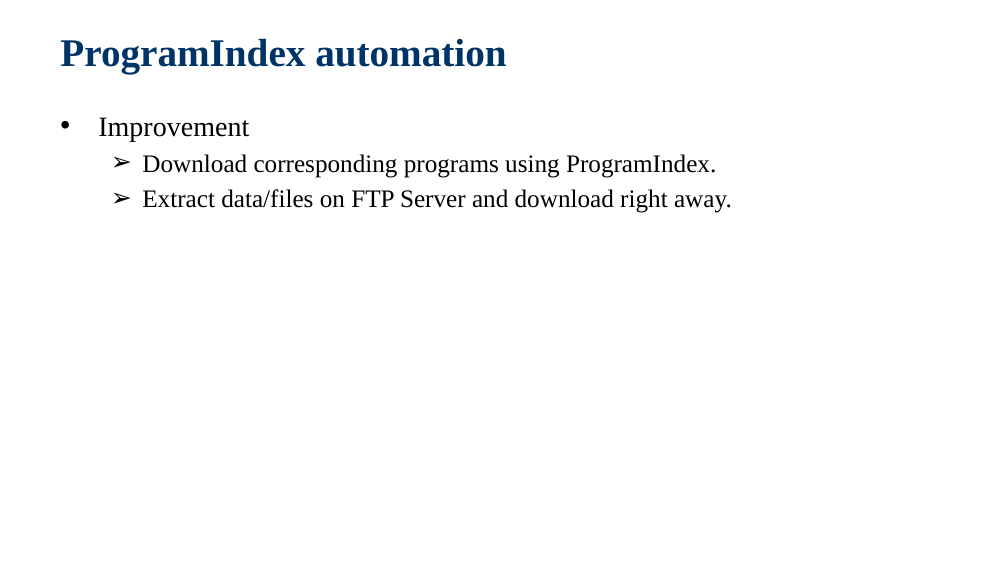
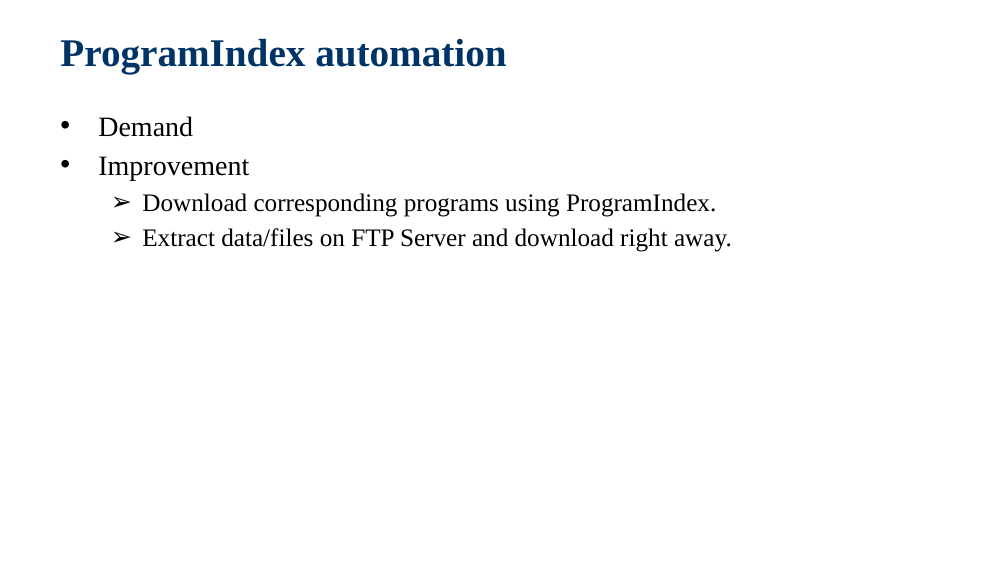
Before and after one commit to jackiejay888/automation, a slide deck: slide 24 of kpi/Test Automation_20200219_2.pptx. Drawn at 1008x567 pixels with LibreOffice and Linux fonts; fonts in the diff are those of the drawing; background and template pictures are left out. Boxes give left, top, right and bottom in pixels: in the first picture for what was removed or moved away, otherwise in the second. Text is boxed around its words. In the diff, an @@ line names an element or a change of style, - is before the commit and + after.

```diff
--- a/kpi/Test Automation_20200219_2.pptx
+++ b/kpi/Test Automation_20200219_2.pptx
@@ text at box(98, 116, 193, 137): paragraph added @@
+  • Demand
```
Also in this commit, not shown: 7 other slides changed, 1 other file.
